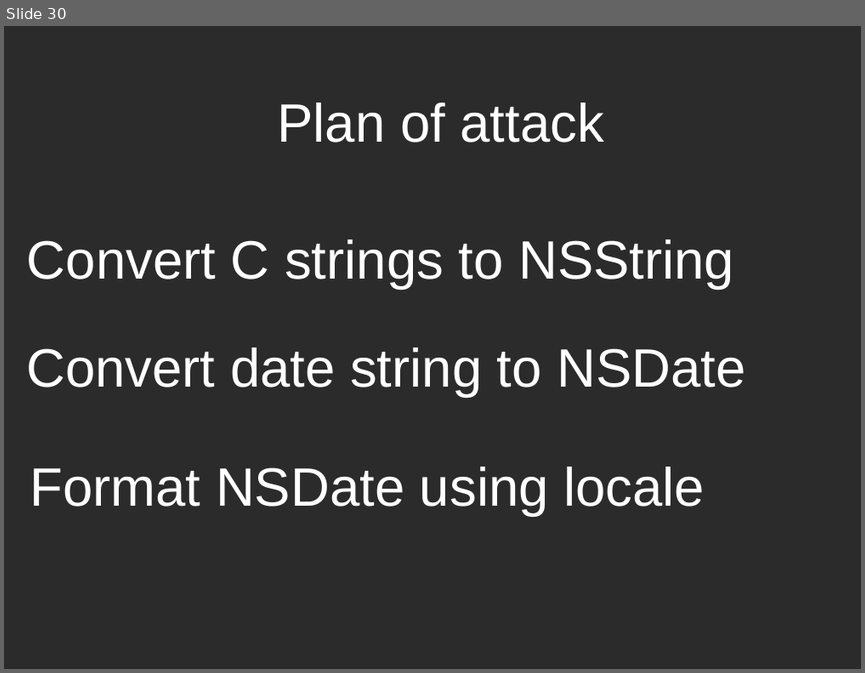
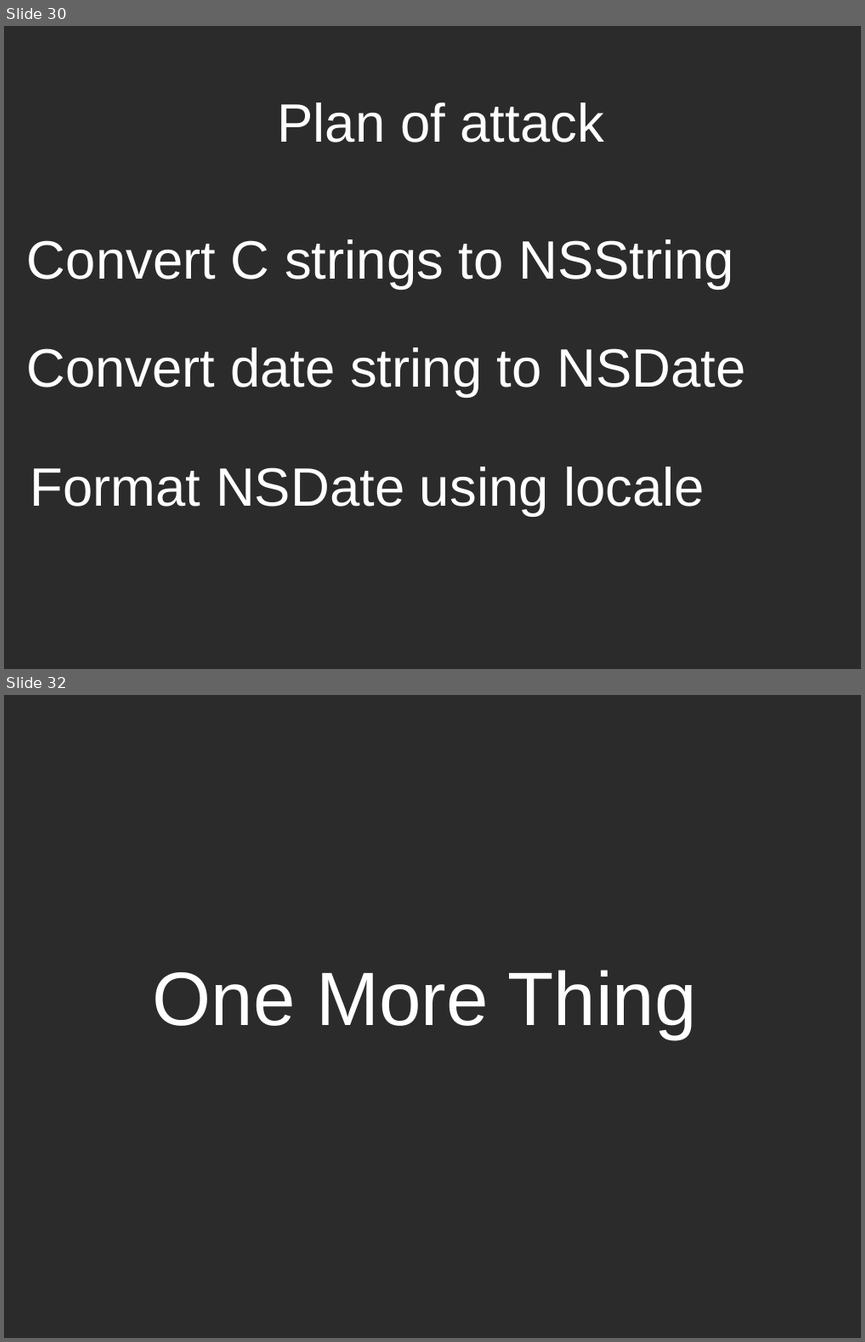
Before and after one commit to dodikk/ESLocale, a slide deck: article/slides/CalendarSqlite.odp. Shown one above the other, each under a label of ours: slide 30 before the commit, slides 30 and 32 after it; the slides between them are not shown. The pictures are 865x673 and 865x1342 pixels, drawn with LibreOffice and Linux fonts; fonts in the diff are those of the drawing; background and template pictures are left out; a plain dark background stands for a picture behind light text. Boxes give left, top, right and bottom in pixels: in the first picture for what was removed or moved away, otherwise in the second. Text is boxed around its words. In the diff, an @@ line names an element or a change of style, - is before the commit and + after.

```diff
--- a/article/slides/CalendarSqlite.odp
+++ b/article/slides/CalendarSqlite.odp
@@ slide 32 added at <box>4,695,861,1338</box>, background picture (left out) @@
@@ text added at <box>153,970,697,1038</box>, 70 pt, text #FFFFFF @@
+One More Thing
```
Also in this commit, not shown: 6 slides changed, 9 other slides added, 2 slides removed, 11 other files.
